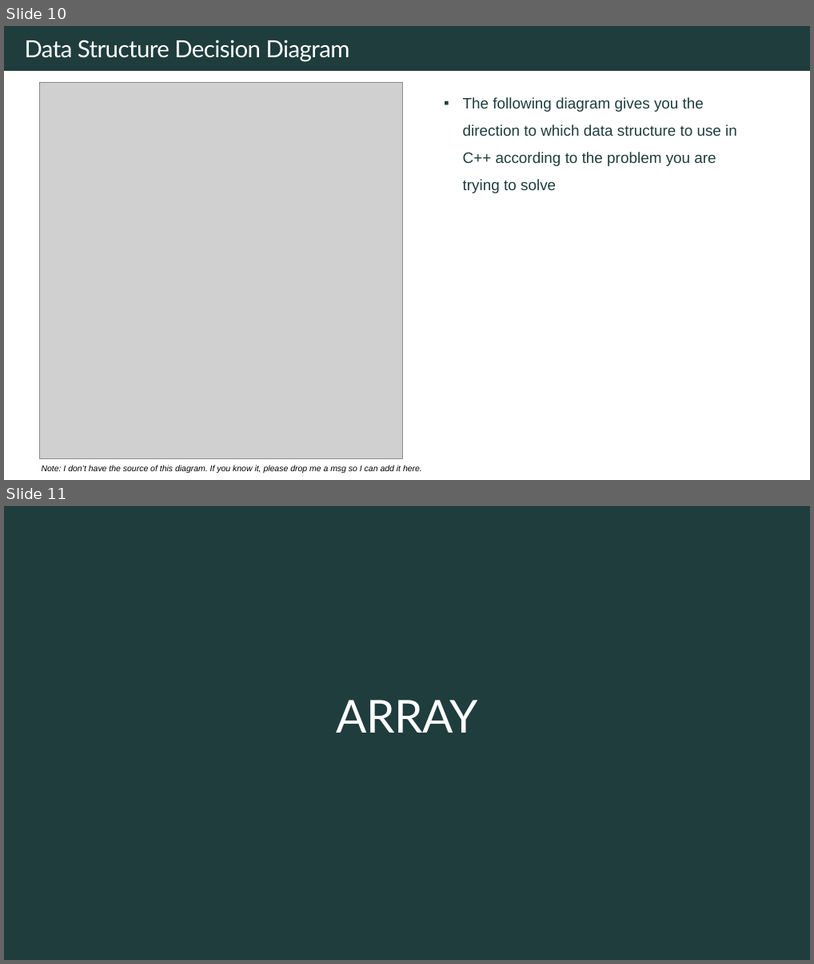
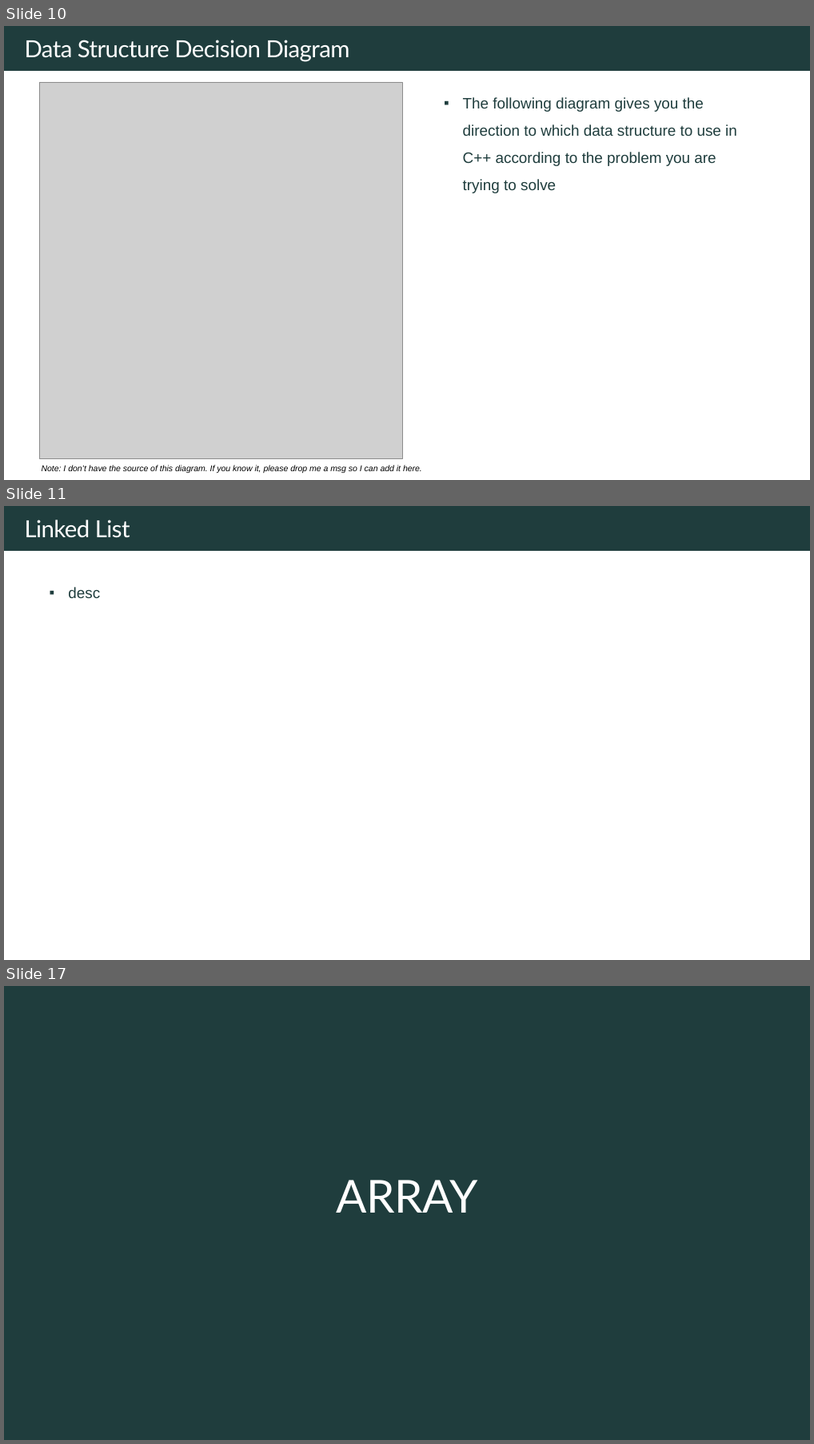
Before and after one commit to rfdavid/coding-interview-handbook-cpp, a slide deck: Algorithm and problem Solving Cheatsheet.pptm. Shown one above the other, each under a label of ours: slides 10 and 11 before the commit, slides 10, 11 and 17 after it; the slides between them are not shown. The pictures are 814x964 and 814x1444 pixels, drawn with LibreOffice and Linux fonts; fonts in the diff are those of the drawing; grey boxes stand for pictures. Boxes give left, top, right and bottom in pixels: in the first picture for what was removed or moved away, otherwise in the second. Text is boxed around its words. In the diff, an @@ line names an element or a change of style, - is before the commit and + after.

```diff
--- a/Algorithm and problem Solving Cheatsheet.pptm
+++ b/Algorithm and problem Solving Cheatsheet.pptm
@@ slide 11 added at box(4, 506, 810, 960), background #FFFFFF; not listed: 1 template element that a slide beside it also shows @@
@@ text added at box(25, 520, 130, 538), 28 pt, text #FFFFFF @@
+Linked List
@@ text added at box(68, 587, 100, 598), 18 pt, text #1F3D3D @@
+▪ desc
@@ what was slide 11 is now slide 17 @@
```
Also in this commit, not shown: 5 other slides added, 13 other files.
